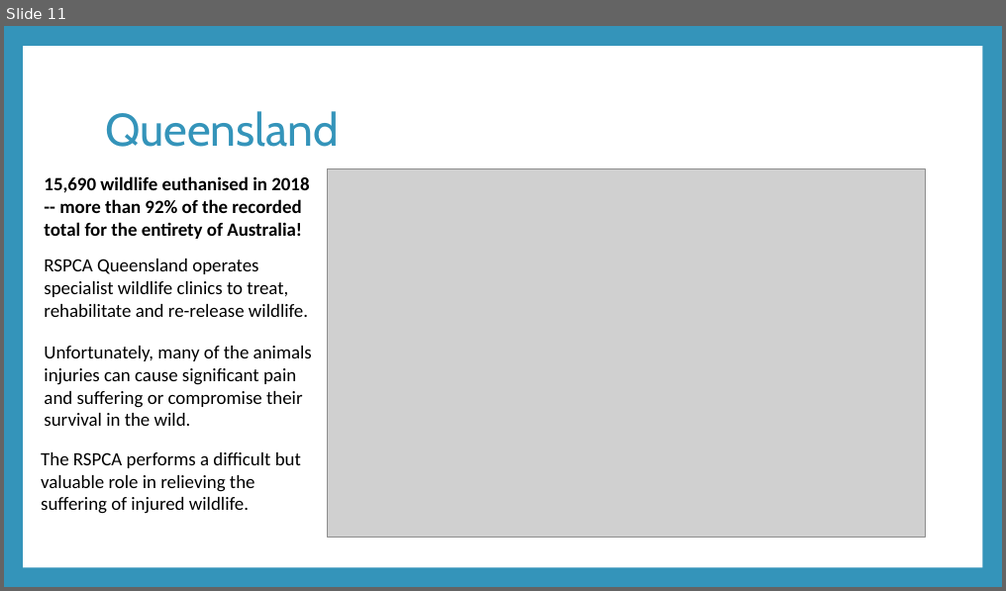
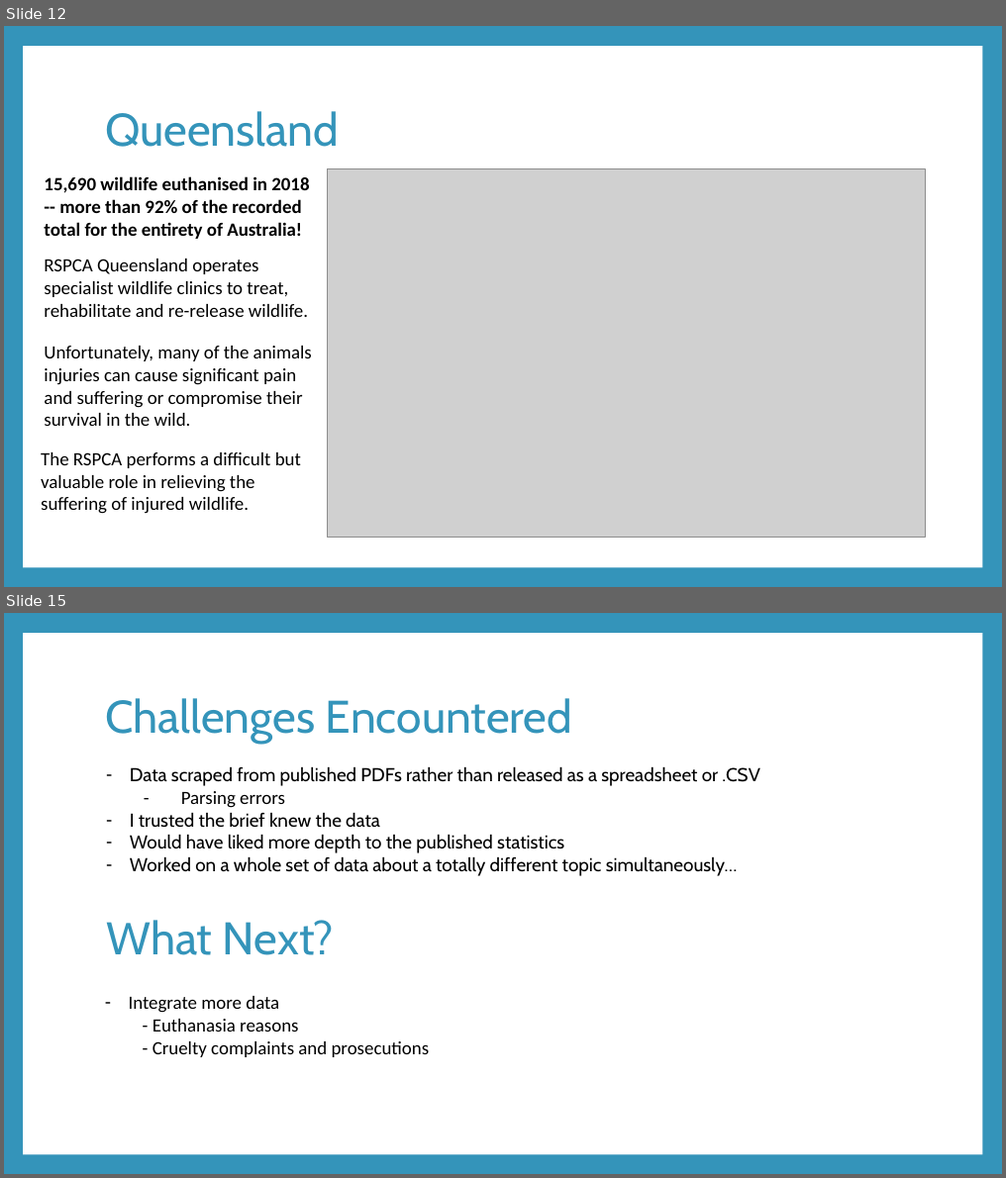
Before and after one commit to awyllie87/RSPCA, a slide deck: presentation.pptx. Shown one above the other, each under a label of ours: slide 11 before the commit, slides 12 and 15 after it; the slides between them are not shown. The pictures are 1006x591 and 1006x1178 pixels, drawn with LibreOffice and Linux fonts; fonts in the diff are those of the drawing; grey boxes stand for pictures. Boxes give left, top, right and bottom in pixels: in the first picture for what was removed or moved away, otherwise in the second. Text is boxed around its words. In the diff, an @@ line names an element or a change of style, - is before the commit and + after.

```diff
--- a/presentation.pptx
+++ b/presentation.pptx
@@ slide 15 added at (4, 613, 1002, 1174), background #3494BA; not listed: 1 template element that a slide beside it also shows @@
@@ title added at (105, 698, 572, 744), 44 pt, text #3494BA @@
+Challenges Encountered
@@ text added at (130, 766, 759, 876), 18 pt, text #000000 @@
+– Data scraped from published PDFs rather than released as a spreadsheet or .CSV
+- Parsing errors
+– I trusted the brief knew the data
+– Would have liked more depth to the published statistics
+– Worked on a whole set of data about a totally different topic simultaneously…
@@ text added at (106, 920, 334, 956), 44 pt, text #3494BA @@
+What Next?
@@ text added at (129, 996, 430, 1058), 18 pt, text #000000 @@
+– Integrate more data
+- Euthanasia reasons
+- Cruelty complaints and prosecutions
@@ what was slide 11 is now slide 12 @@
```
Also in this commit, not shown: 5 slides changed, 5 other slides added, 1 slide removed, 7 other files.
